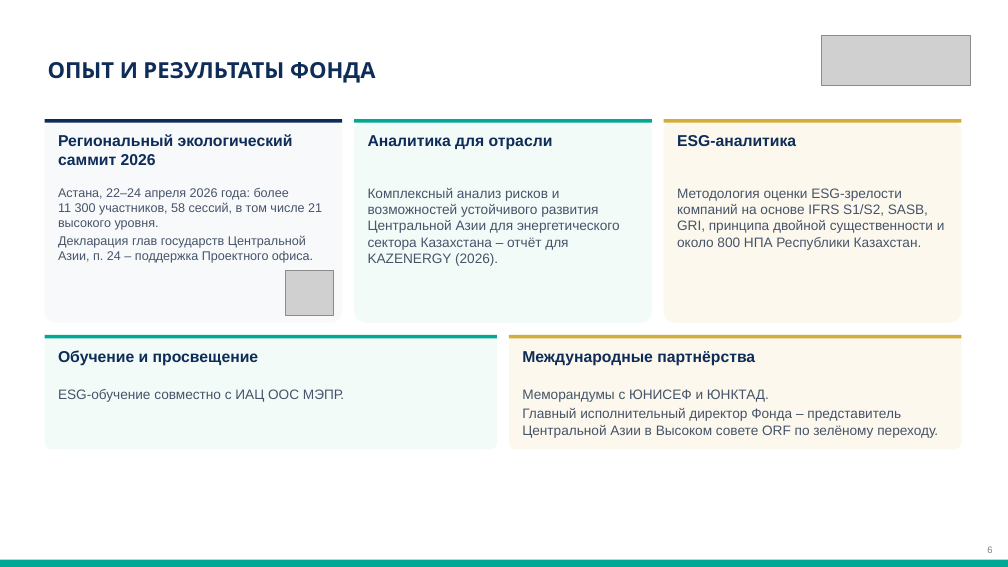
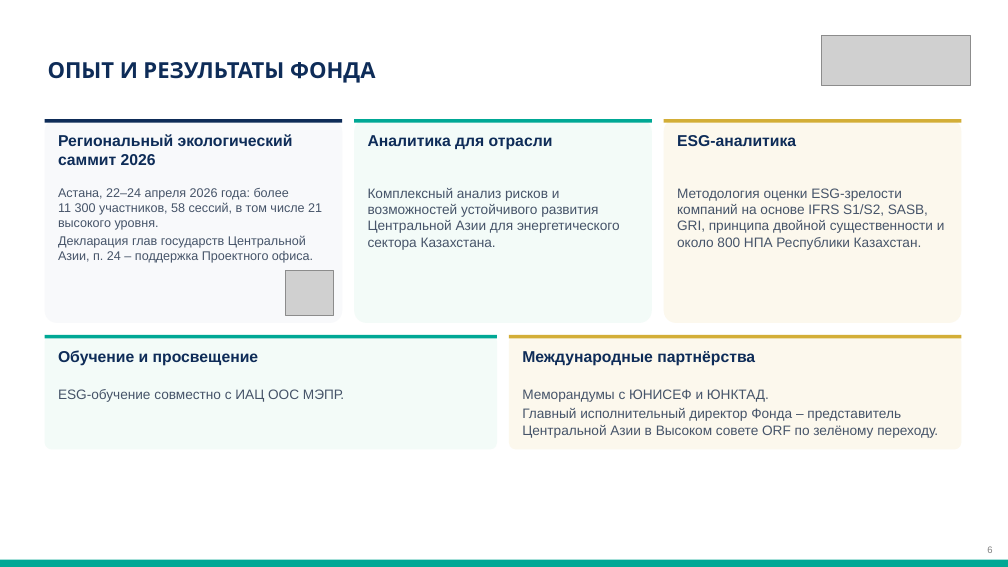
Before and after one commit to murat01042014/obsidian-vault, a slide deck: slide 6 of TAZA/_документы/Презентация для партнёров – ЦАКФ и Таза Қазақстан.pptx. Drawn at 1008x567 pixels with LibreOffice and Linux fonts; fonts in the diff are those of the drawing; grey boxes stand for pictures. Boxes give left, top, right and bottom in pixels: in the first picture for what was removed or moved away, otherwise in the second. Text is boxed around its words. In the diff, an @@ line names an element or a change of style, - is before the commit and + after.

```diff
--- a/TAZA/_документы/Презентация для партнёров – ЦАКФ и Таза Қазақстан.pptx
+++ b/TAZA/_документы/Презентация для партнёров – ЦАКФ и Таза Қазақстан.pptx
@@ text at (368, 188, 620, 250): text changed @@
-Комплексный анализ рисков и возможностей устойчивого развития Центральной Азии для энергетического сектора Казахстана – отчёт для KAZENERGY (2026).
+Комплексный анализ рисков и возможностей устойчивого развития Центральной Азии для энергетического сектора Казахстана.
```
Also in this commit, not shown: 1 other slide changed, 4 other files.
